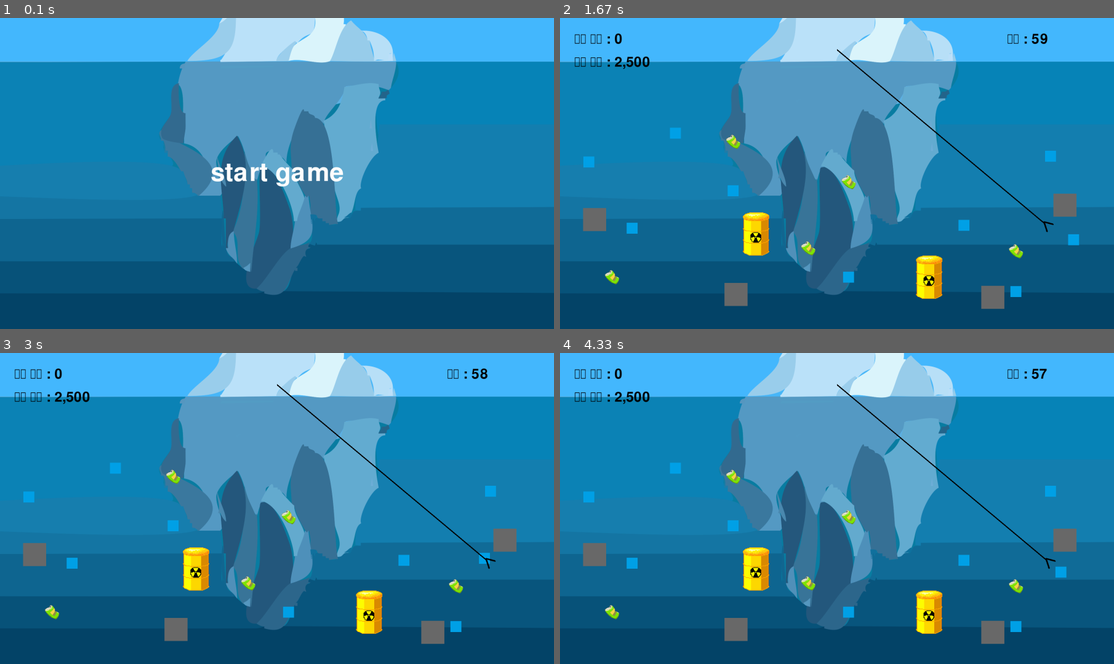
Above: before the commit, frames 1-4 (two rows, left to right).
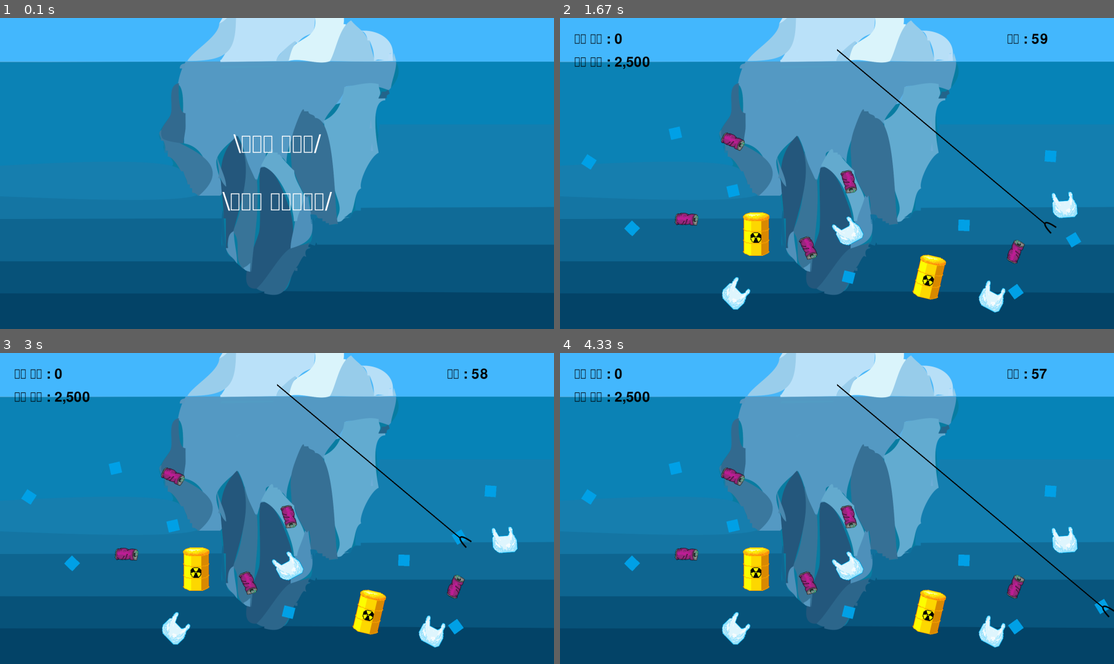
Above: after the commit, the same moments.

Repository: SeoMinKey/python-example
Game: pygame game, started from GoldMinerWorkspace/13_setup.py
Same seed, same stepped clock (60 frames per second), same inputs: the game is played once before the commit and once after it.
Inputs:
- Up to frame 1 (0.1 s): no input
- Up to frame 2 (1.67 s): tap Space at 0.33, 0.73, 1.03, 1.23, 1.57 s
- Up to frame 3 (3 s): tap Space at 1.87, 2.07, 2.37, 2.63, 2.97 s
- Up to frame 4 (4.33 s): tap Space at 3.27, 3.4, 3.8, 4.1 s

The runs differ from the first frame. In frame 1, 1.3% of the frame differs, in the area x 38-62%, y 37-63%; in frame 2, 3.2%; in frame 3, 3.3%; in frame 4, 3.4%, in the area x 3-100%, y 12-95%.

Commit message:
GoldMinerWorkspace

Diff:
--- a/GoldMinerWorkspace/13_setup.py
+++ b/GoldMinerWorkspace/13_setup.py
@@ -70,35 +70,35 @@
         self.rect.center = (position[0] + to_x, position[1] + to_y)
 
 def setup_gemstone():
-    small_gold_price, small_gold_speed = 100, 15
+    small_gold_price, small_gold_speed = 300, 10
     big_gold_price, big_gold_speed = 600, 8
-    stone_price, stone_speed = 300, 10
-    diamond_price, diamond_speed = 10, 17
+    stone_price, stone_speed = 100, 15
+    diamond_price, diamond_speed = -10, 17
 
     big_gold_spot = [(300, 550), (680, 750), (1280, 900), (1580, 650)]
     diamond_spot = [(100, 500), (400, 400), (600, 600), (250, 730), (440, 850), (870, 640), (1000, 900), (1280, 550), (1400, 720), (1580, 950), (1700, 480), (1780, 770)]
-    small_gold_spot = [(180, 900), (440, 700), (600, 430), (860, 800), (1000, 570), (1200, 680), (1420, 500), (1580, 810)]
-    stone_spot = [(120, 700), (610, 960), (1000, 740), (1500, 970), (1750, 650)]
+    stone_spot = [(180, 900), (440, 700), (600, 430), (860, 800), (1000, 570), (1200, 680), (1420, 500), (1580, 810)]
+    small_gold_spot = [(120, 700), (610, 960), (1000, 740), (1500, 970), (1750, 650)]
 
     # 작은 금
     random.shuffle(small_gold_spot)
-    for i in range(0, 5):
-        gemstone_group.add(Gemstone(gemstone_images[0], small_gold_spot[i], small_gold_price, small_gold_speed)) # 그룹에 추가
+    for i in range(0, 4):
+        gemstone_group.add(Gemstone(pygame.transform.rotozoom(gemstone_images[0], random.randrange(-80, 80), 1), small_gold_spot[i], small_gold_price, small_gold_speed)) # 그룹에 추가
 
     # 큰 금
     random.shuffle(big_gold_spot)
     for i in range(0, 2):
-        gemstone_group.add(Gemstone(gemstone_images[1], big_gold_spot[i], big_gold_price, big_gold_speed))
+        gemstone_group.add(Gemstone(pygame.transform.rotozoom(gemstone_images[1], random.randrange(-20, 20), 1), big_gold_spot[i], big_gold_price, big_gold_speed))
 
     # 돌
     random.shuffle(stone_spot)
-    for i in range(0, 4):
-        gemstone_group.add(Gemstone(gemstone_images[2], stone_spot[i], stone_price, stone_speed))
+    for i in range(0, 5):
+        gemstone_group.add(Gemstone(pygame.transform.rotozoom(gemstone_images[2], random.randrange(-90, 90), 1), stone_spot[i], stone_price, stone_speed))
 
     # 다이아몬드
     random.shuffle(diamond_spot)
     for i in range(0, 9):
-        gemstone_group.add(Gemstone(gemstone_images[3], diamond_spot[i], diamond_price, diamond_speed))
+        gemstone_group.add(Gemstone(pygame.transform.rotozoom(gemstone_images[3], random.randrange(-50, 50), 1), diamond_spot[i], diamond_price, diamond_speed))
 
 def update_score(score):
     global curr_score
@@ -118,10 +118,10 @@
     txt_timer = game_font.render(f"시간 : {time}", True, BLACK)
     screen.blit(txt_timer, (screen_width - 370, 50))
 
-def display_game_text(text):
+def display_game_text(text, line):
     game_font = pygame.font.Font(text_font, 130) # 큰 폰트
     txt_game_over = game_font.render(text, True, WHITE)
-    rect_game_over = txt_game_over.get_rect(center=(int(screen_width / 2), int(screen_height / 2))) # 화면 중앙에 표시
+    rect_game_over = txt_game_over.get_rect(center=(int(screen_width / 2), int(screen_height / 2) + line)) # 화면 중앙에 표시
     screen.blit(txt_game_over, rect_game_over)
 
 def game_set():
@@ -195,7 +195,8 @@
     start = True
     while start:
         screen.blit(background, (0, 0))
-        display_game_text('start game')
+        display_game_text('\바다를 지켜라/', -100)
+        display_game_text('\청소년 지구방위대/', 100)
 
         for event in pygame.event.get():
             if event.type == pygame.QUIT:
@@ -273,7 +274,7 @@
             else:
                 game_result = "Game Over"
             # 게임 종료 메시지 표시
-            display_game_text(game_result)
+            display_game_text(game_result, 0)
             pygame.display.update()
             pygame.time.delay(2000) # 2초 정도 대기 후 종료
 
Binary file changed: GoldMinerWorkspace/claw.png
Binary file changed: GoldMinerWorkspace/small_gold.png
Binary file changed: GoldMinerWorkspace/stone.png
